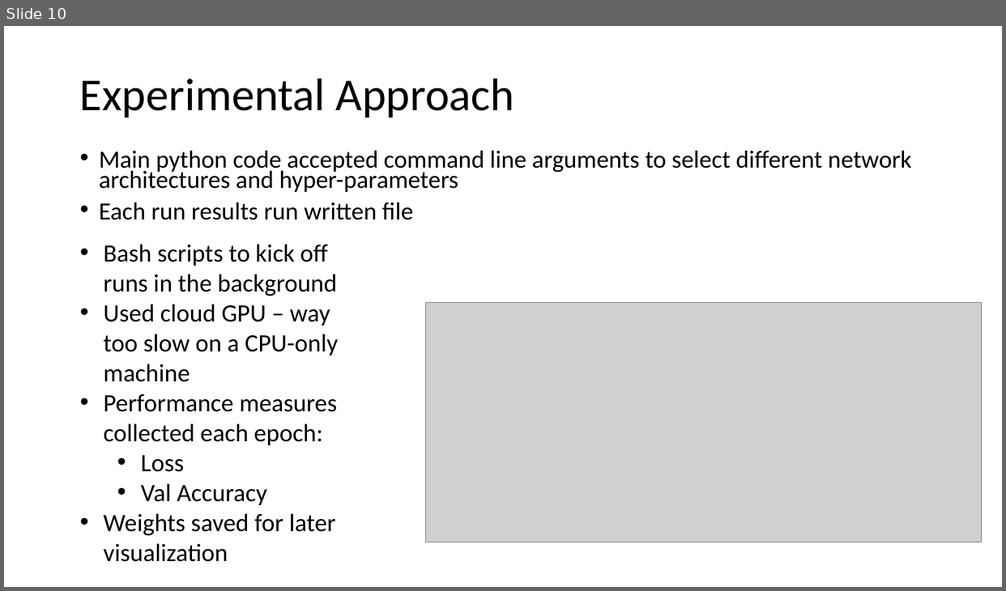
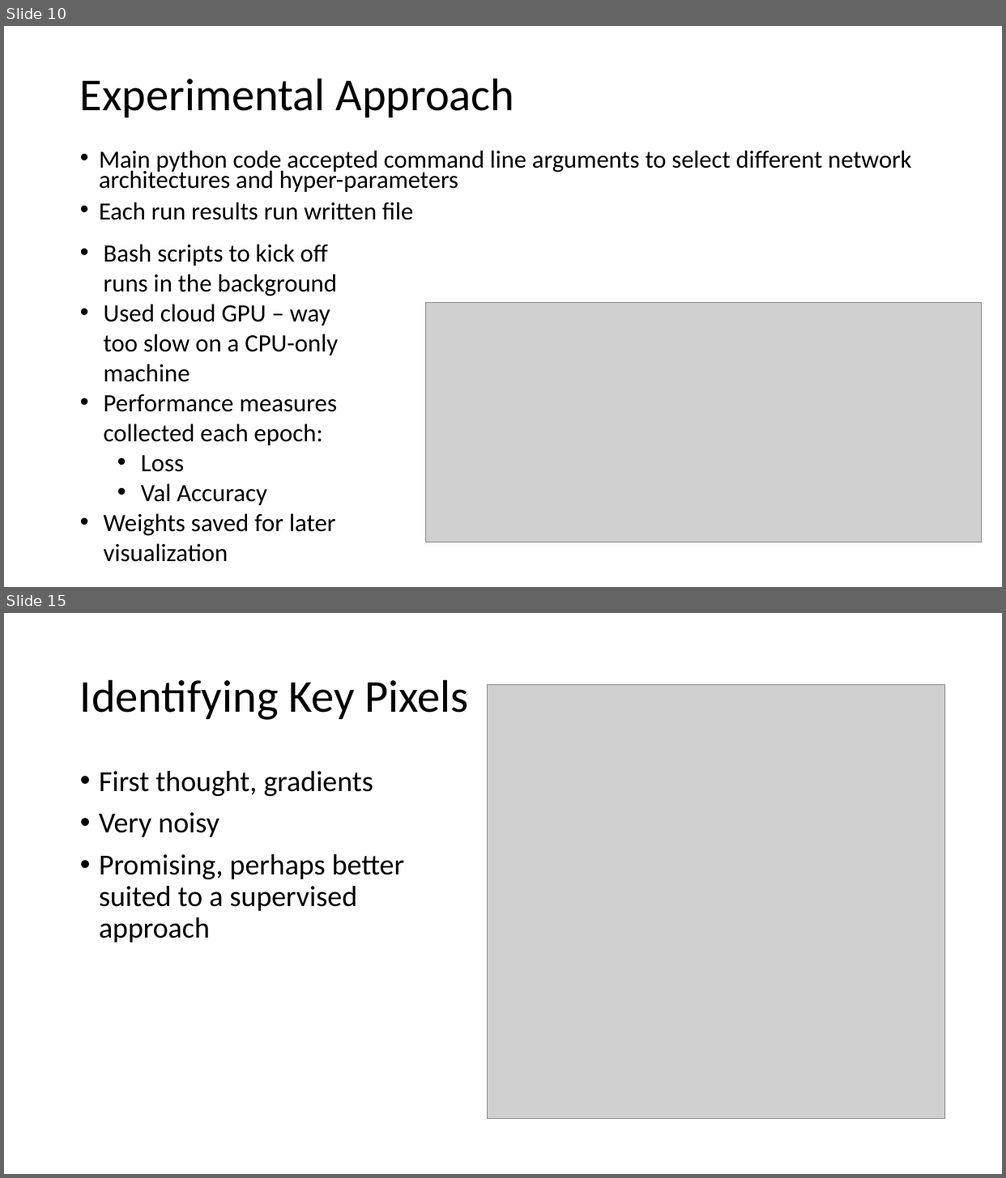
Before and after one commit to BillGrieser-GW/Final-Project-Group-7, a slide deck: Final-Group-Presentation/Group7.pptx. Shown one above the other, each under a label of ours: slide 10 before the commit, slides 10 and 15 after it; the slides between them are not shown. The pictures are 1006x591 and 1006x1178 pixels, drawn with LibreOffice and Linux fonts; fonts in the diff are those of the drawing; grey boxes stand for pictures. Boxes give left, top, right and bottom in pixels: in the first picture for what was removed or moved away, otherwise in the second. Text is boxed around its words. In the diff, an @@ line names an element or a change of style, - is before the commit and + after.

```diff
--- a/Final-Group-Presentation/Group7.pptx
+++ b/Final-Group-Presentation/Group7.pptx
@@ slide 15 added at (x1=4, y1=613, x2=1002, y2=1174), background #FFFFFF @@
@@ title added at (x1=80, y1=679, x2=469, y2=720), 44 pt, text #000000 @@
+Identifying Key Pixels
@@ picture added at (x1=487, y1=685, x2=944, y2=1119) @@
@@ text added at (x1=99, y1=771, x2=404, y2=943), 28 pt, text #000000 @@
+• First thought, gradients
+• Very noisy
+• Promising, perhaps better suited to a supervised approach
```
Also in this commit, not shown: 1 slide changed, 17 other slides added.
